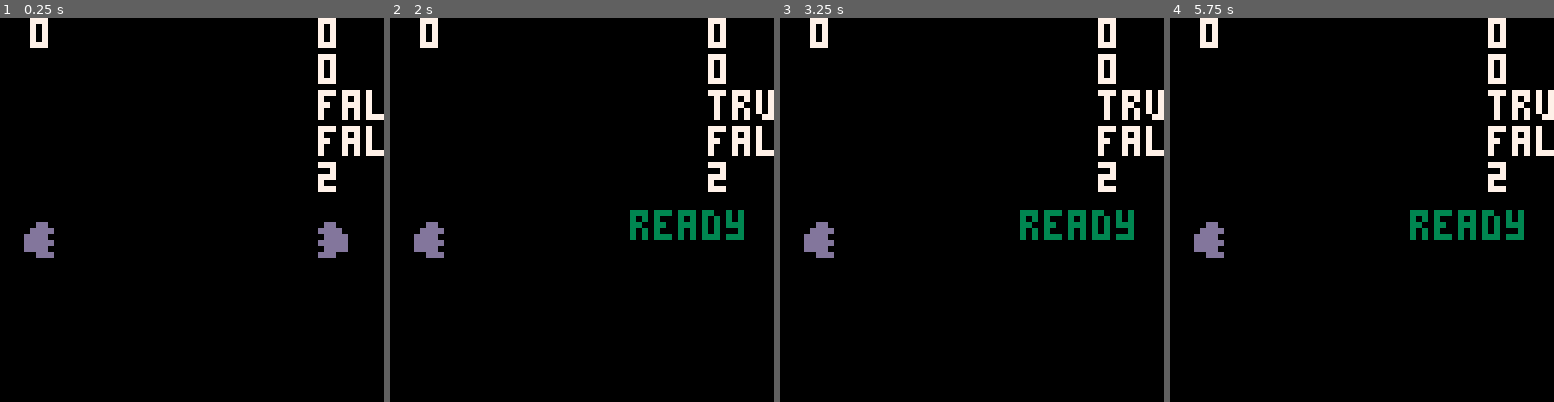
Above: before the commit, frames 1-4 (left to right).
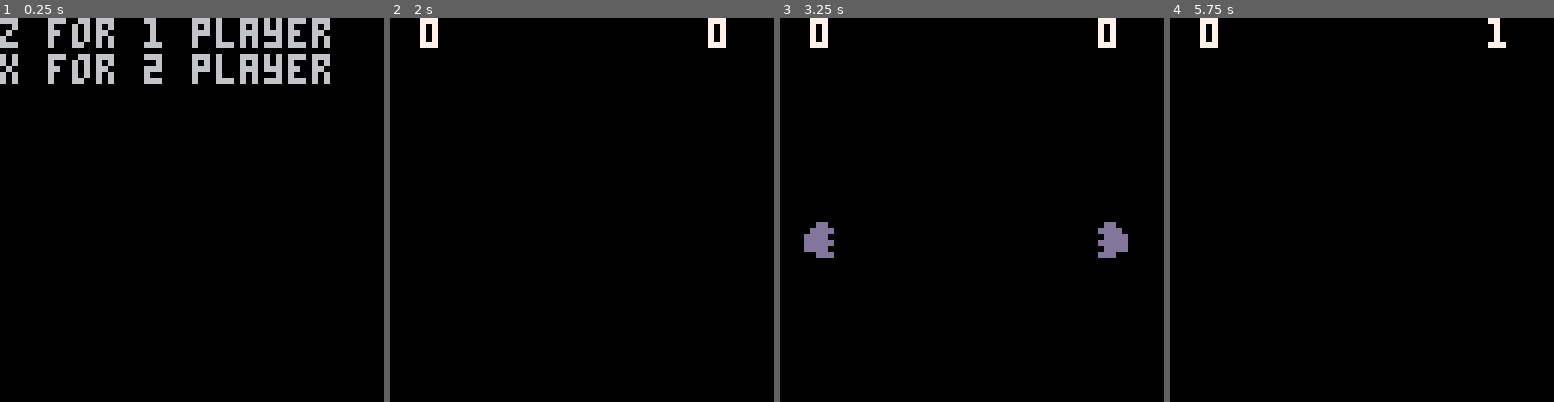
Above: after the commit, the same moments.

Repository: Aeklad/pico8
Game: PICO-8 cartridge rps.p8
Same seed, same stepped clock (60 frames per second), same inputs: the game is played once before the commit and once after it.
Inputs:
- Up to frame 1 (0.25 s): no input
- Up to frame 2 (2 s): tap O (Z key) at 0.33, 0.7, 1.43 s; tap X (X key) at 1.07 s; hold Left from 1.97 s (still down)
- Up to frame 3 (3.25 s): tap X (X key) every 0.33 s from 2.07 to 3.07 s; tap O (Z key) at 2.22, 3.1 s; release Left at 2.37 s; hold Down 2.42-2.82 s; hold Right from 2.87 s (still down)
- Up to frame 4 (5.75 s): tap X (X key) every 0.33 s from 3.4 to 5.73 s; release Right at 3.53 s; hold Up 3.58-4.08 s; tap O (Z key) at 3.98, 4.87 s; hold Right 4.13-4.53 s; hold Down 4.58-5.08 s; hold Left from 5.13 s (still down)

The runs differ from the first frame. In frame 1, 8.6% of the frame differs, in the area x 0-100%, y 0-63%; in frame 2, 3.8%; in frame 3, 3.7%; in frame 4, 4.0%.

Commit message:
Add files via upload
single and multiplayer working.. need to polish graphics and add sound

Diff:
--- a/rps.p8
+++ b/rps.p8
@@ -24,6 +24,7 @@
 statetitle=5
 t=0
 shooting=false
+multiplay=false
 
 function _init()
  c=0
@@ -31,7 +32,7 @@
  wn=-1
  turns={player1.turn,player2.turn}
  players={player1,player2}
- gamestate=stateplay
+ gamestate=statetitle
 end
 
 function cpuplay()
@@ -70,12 +71,17 @@
   player1.shot=false
   player2.shot=false
   shooting=false
-  gamestate=stateplay
+  gamestate=multiplay and state2player or stateplay
  end
 end
 
+function draw_title()
+ print("z for 1 player")
+ print("x for 2 player")
+end
+
 function draw_play()
- if t>15 then
+ if t>15 and c>=1 then
   spr(1,4,32)
   spr(1,50,32,1,1,1)
  elseif c==0 then
@@ -86,13 +92,14 @@
    spr(player1.turn,50,32,1,1,1)
   end
  end
- if player1.shot and c==0 then
-  print("ready",40,32,3)
+ if multiplay then
+  if player1.shot and c==0 then
+   print("ready",42,36,3)
+  end
+  if player2.shot and c==0 then
+   print("ready",0,36,3)
+  end
  end
- if player2.shot and c==0 then
-  print("ready",0,32,3)
- end
-
 end
 
 function play(w)
@@ -127,15 +134,10 @@
  end
 end
 
-function human_play()
-
-end
-
-
-
 function singleplay()
   for i=0,2 do
    if btnp(i) then
+    player1.shot=true
     if i==0 then
      player1.turn=1
     elseif i == 1 then
@@ -143,6 +145,7 @@
     else
      player1.turn = i
     end
+    player2.shot=true
     player2.turn=cpuplay()
     gamestate=stateshoot
    end
@@ -150,11 +153,20 @@
 end
 
 function _update()
+ if gamestate==statetitle then
+  if btnp(4) then
+   gamestate=stateplay
+  elseif
+   btnp(5) then
+    multiplay=true
+    gamestate=state2player
+   end
+  end
  if gamestate==stateplay then
-  --singleplay()
+  singleplay()
+ elseif gamestate==state2player then
   read_input(0)
   read_input(1)
- elseif gamestate==state2player then
  elseif gamestate==stateshoot then
    shoot()
  end
@@ -162,13 +174,13 @@
 
 function _draw()
  cls()
- print (player2.score,5,0,7)
- print (player1.score,53,0)
- print (c)
- print (player1.shot)
- print (player2.shot)
- print (gamestate)
- draw_play()
+ if gamestate==statetitle then
+  draw_title()
+ else
+  print (player2.score,5,0,7)
+  print (player1.score,53,0)
+  draw_play()
+ end
 end
 __gfx__
 00000000000000000000000000000000000000000000000000000000000000000000000000000000000000000000000000000000000000000000000000000000
